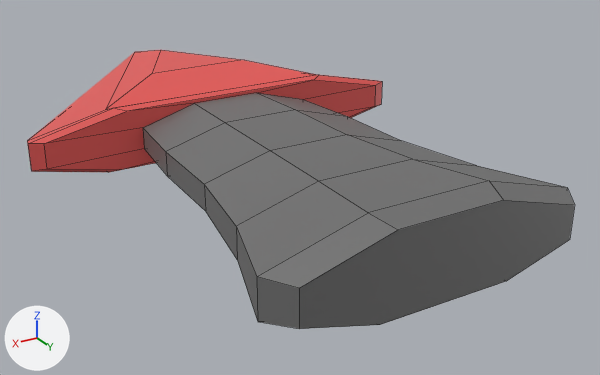
An edit to the FBX model Assets/Models/Arrow.fbx, drawn before and after from the same camera.
The view is the same before and after, from a 50 mm camera at (0.565, 1.01, 0.439) aimed at (-0.054, -0.022, -0.077). Arrows for +X, +Y and +Z are at lower left; the lights stay in place. Mesh edges are drawn as thin lines. Where no turn or scale is listed for an object, it has been applied to the vertices.

Before the edit, the objects in view are built like this:
```python
me_cube = bpy.data.meshes.new('Cube')
me_cube.from_pydata(...)  # 84 vertices, 80 faces; spans x -0.318..0.318, y -0.58..0.391, z -0.062..0.07
# faces by material slot: [41, 39]
me_cube.materials.append(mat_material)  # grey #7a7a7a
me_cube.materials.append(mat_material_001)  # red #e75956
ob_cube = bpy.data.objects.new('Cube', me_cube)
ob_cube.location = (0.0, 0.0, 0.0)
```
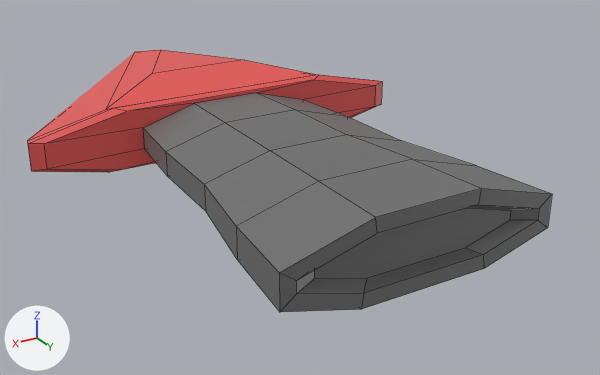
Where the change shows, as pixel boxes (x1, y1, x2, y2) in the pictures (600 x 375 px):
'Cube', reshaped (6% shorter)
    before: (27, 50, 575, 329)
    after: (27, 50, 552, 312)
part 1 of me_cube, built on
    before: (236, 159, 575, 329)
    after: (236, 159, 552, 312)

Patch to the scene script:
```diff
--- a/Assets/Models/Arrow.fbx.py
+++ b/Assets/Models/Arrow.fbx.py
@@ me_cube @@
 # used by ob_cube; location = (0.0, 0.0, 0.0)
-me_cube.from_pydata(...)  # 84 vertices, 80 faces; spans x -0.318..0.318, y -0.58..0.391, z -0.062..0.07
+me_cube.from_pydata(...)  # 92 vertices, 88 faces; spans x -0.318..0.318, y -0.58..0.354, z -0.06..0.07
+# me_cube part 1
+# 8 vertices are removed from x -0.195..0.195, y 0.391, z -0.055..0.055
+# 9 faces are deleted
+# 8 vertices move from x -0.222..0.222, y 0.354, z -0.062..0.063 to x -0.196..0.196, y 0.354, z -0.055..0.056
+# 16 vertices are added at x -0.176..0.176, y 0.338..0.354, z -0.035..0.035
+# 17 new faces join them, mat_material (grey #7a7a7a)
 me_cube.materials.append(mat_material)
```
